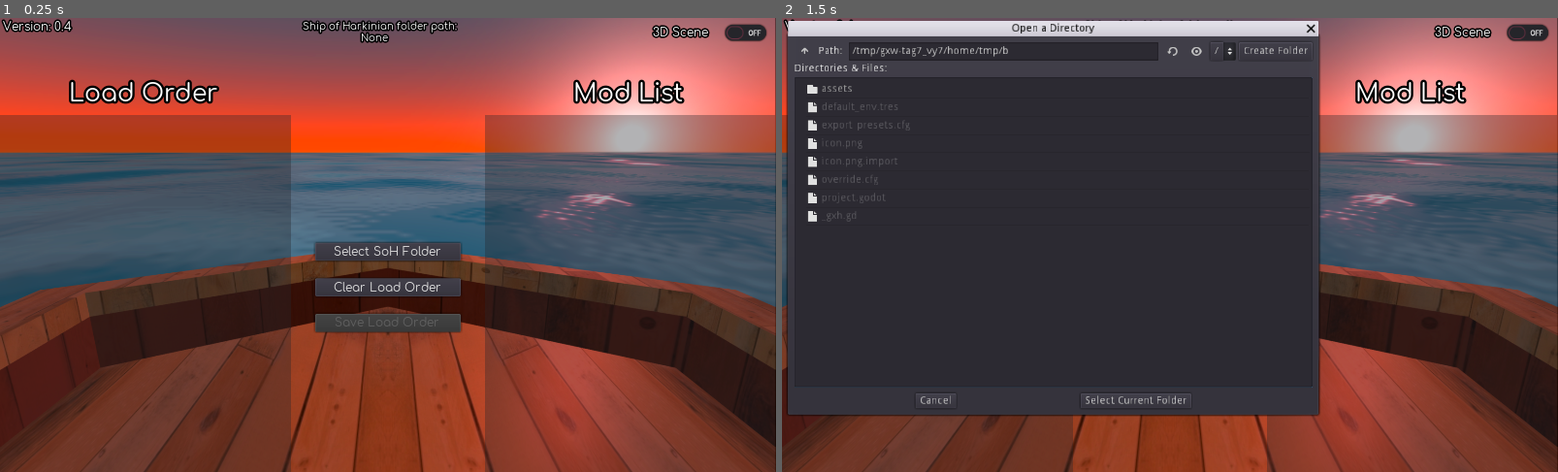
Above: before the commit, frames 1-2 (left to right).
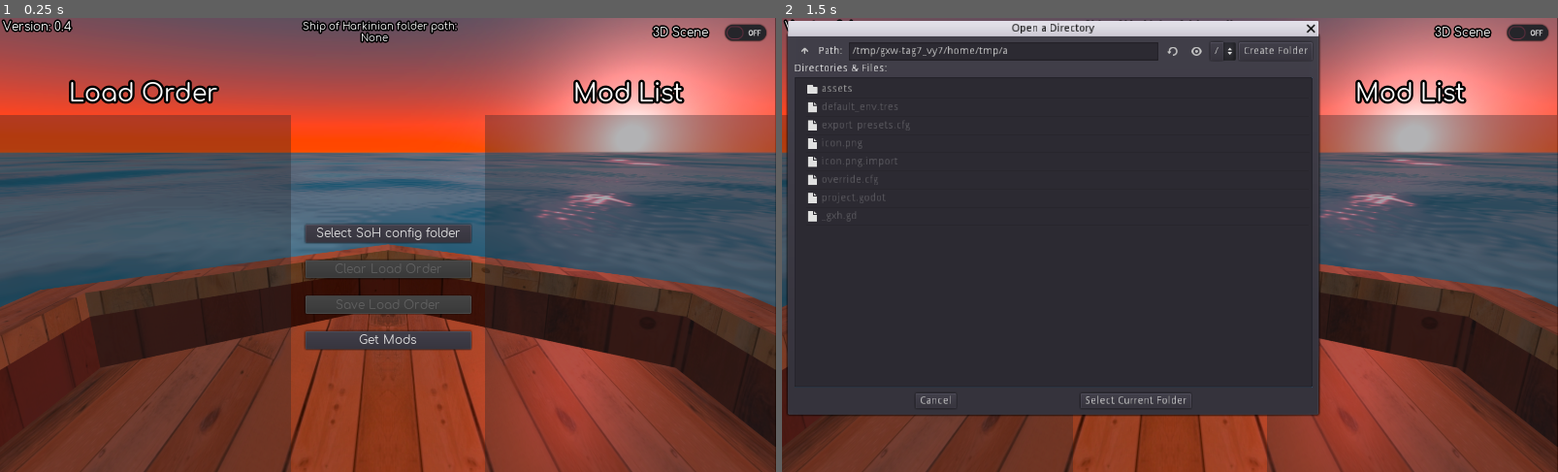
Above: after the commit, the same moments.

Repository: sitton76/Shipdeck
Game: Godot game, scene res://assets/objects/Main.tscn
Two runs of this game, one before a commit and one after it. Both use one fixed random seed, a clock stepped at 60 frames per second and the inputs below.
Inputs (mouse positions are in pixels of both pictures, inside the frame that each line leads up to):
- Up to frame 1 (0.25 s): no input
- Up to frame 2 (1.5 s): click "Select SoH Folder" (after the commit: "Select SoH config folder") at 0.5 s; click (1170, 340) at 1.25 s, where only the run after the commit has a clickable "Get Mods"

The runs differ from the first frame. In frame 1, 5.6% of the frame differs, in the area x 39-61%, y 45-74%; in frame 2, less than 0.1%.

Commit message:
Made it so it now looks for shipofharknian.json instead of the soh file for it to work properly with console versions, now will auto populate load order list based on loaded jsons current listing.

Diff:
--- a/assets/objects/Main.gd
+++ b/assets/objects/Main.gd
@@ -20,6 +20,8 @@
 	new_instance.mod_file_path = entry
 	new_instance.toggle_dir_buttons(false)
 	container.add_child(new_instance)
+	if group_name == "L-side":
+		new_instance.toggle_dir_buttons(true)
 
 func handle_offset():
 	var side_groups = ["R-side", "L-side"]
@@ -63,14 +65,12 @@
 	if iter_count > 0:
 		var file_path = soh_folder + "/" + "shipofharkinian.json"
 		stored_data.merge({"List-size" : iter_count - 1})
-		print(stored_data)
 		loaded_json_file.merge({"Mod-Load-Order" : stored_data})
-		print({"Mod-Load-Order" : stored_data})
 		var file = File.new()
 		file.open(file_path, file.WRITE)
 		file.store_line(to_json(loaded_json_file))
 		file.close()
-		$msg_label.display_text("load-order.json file saved!")
+		$msg_label.display_text("shipofharkinian.json entries added!")
 		opened_dialog = false
 
 func read_json_file():
@@ -80,13 +80,28 @@
 		file.open(soh_folder + "/shipofharkinian.json", File.READ)
 		loaded_json_file = JSON.parse(file.get_as_text()).result
 		file.close()
+		check_if_mods_is_on_list()
+
+func check_if_mods_is_on_list():
+	if loaded_json_file.has("Mod-Load-Order"):
+		print("Had load order entry")
+		if loaded_json_file.get("Mod-Load-Order").has("List-size"):
+			print("Had list entry")
+			var mod_count = loaded_json_file.get("Mod-Load-Order").get("List-size")
+			var iter_count = 1
+			while iter_count <= mod_count:
+				if loaded_json_file.get("Mod-Load-Order").has(str(iter_count)):
+					var found_mod = loaded_json_file.get("Mod-Load-Order").get(str(iter_count))
+					populate_list(found_mod, L_window, "L-side")
+					handle_offset()
+				iter_count += 1
 
 
-func find_soh(path : String) -> bool:
-	var soh_file_names = ["/soh.exe", "/soh.appimage", "/SoH.dmg", "/soh.elf"]
+func find_soh_config(path : String) -> bool:
+	var config_file_name = "/shipofharkinian.json"
 	var file = File.new()
-	for names in soh_file_names:
-		if file.file_exists(path + names) == true:
+	print(path + config_file_name)
+	if file.file_exists(path + config_file_name) == true:
 			return true
 	return false
 
@@ -97,13 +112,14 @@
 func check_if_can_save():
 	if L_window.get_child_count() != 0 and soh_folder != "":
 		$Middle_window/VBoxContainer/save_list.disabled = false
+		$Middle_window/VBoxContainer/clear_load_list.disabled = false
 	else:
 		$Middle_window/VBoxContainer/save_list.disabled = true
+		$Middle_window/VBoxContainer/clear_load_list.disabled = true
 
-func check_if_on_load_list(file_name : String) -> bool:
-	#Checks to see if a element is already on the Mod Load Order List, which will then prevent it
-	#From loading into the Mod List when another folder is selected.
-	for nodes in get_tree().get_nodes_in_group("L-side"):
+func check_if_on_list(file_name : String, group : String) -> bool:
+	#Checks to see if a element is already on the a list, if so it will not be added on the other list
+	for nodes in get_tree().get_nodes_in_group(group):
 		if nodes.get_text() == file_name:
 			return true
 	return false
@@ -112,26 +128,26 @@
 	dia_ref.queue_free()
 	opened_dialog = false
 	var dir = Directory.new()
-	if find_soh(opened_path) == true:
+	if find_soh_config(opened_path) == true:
 		soh_folder = opened_path
 		clear_selection("R-side")
 		clear_selection("L-side")
 		yield(get_tree().create_timer(0.5), "timeout")
+		read_json_file()
 		assign_soh_folderpath_text(soh_folder)
 		if dir.open(soh_folder + "/mods") == OK:
 			dir.list_dir_begin()
 			var file_name = dir.get_next()
 			while file_name != "":
 				if file_name.ends_with(".otr"):
-					if check_if_on_load_list(file_name) == false:
+					if check_if_on_list(file_name, "L-side") == false:
 						populate_list(file_name, R_window, "R-side")
 						handle_offset()
 				file_name = dir.get_next()
 			check_if_can_save()
-			read_json_file()
-			$msg_label.display_text("Found SoH folder!")
+			$msg_label.display_text("shipofharkinian.json file found!")
 	else:
-		$msg_label.display_text("Folder selected does not contain SoH.")
+		$msg_label.display_text("Folder selected does not contain shipofharknian.json file.")
 
 func on_dialog_close():
 	#In the event the player closes a dialog box, frees it then allows the player to spawn more.
@@ -152,7 +168,7 @@
 		swap_sides(nodes)
 
 func _on_soh_folder_pressed():
-	#File dialog for selecting SoH path
+	#File dialog for selecting SoH config path
 	if opened_dialog == false:
 		opened_dialog = true
 		var dialog = FileDialog.new()
@@ -163,3 +179,7 @@
 		self.add_child(dialog)
 		dia_ref = dialog
 		dialog.popup(Rect2(0, 0, 700, 500))
+
+func _on_Get_Mods_pressed():
+	# warning-ignore:return_value_discarded
+	OS.shell_open("https://gamebanana.com/games/16121")
--- a/assets/objects/Main.tscn
+++ b/assets/objects/Main.tscn
@@ -15,6 +15,9 @@
 font_data = ExtResource( 2 )
 
 [sub_resource type="DynamicFont" id=2]
+font_data = ExtResource( 2 )
+
+[sub_resource type="DynamicFont" id=7]
 font_data = ExtResource( 2 )
 
 [sub_resource type="DynamicFont" id=4]
@@ -100,43 +103,59 @@
 anchor_top = 0.136
 anchor_right = 0.875
 anchor_bottom = 0.831
+margin_left = -13.0
 margin_top = -0.192001
+margin_right = 14.0
 margin_bottom = -0.232025
 alignment = 1
 
 [node name="soh_folder" type="Button" parent="Middle_window/VBoxContainer"]
-margin_top = 102.0
-margin_right = 192.0
-margin_bottom = 127.0
+margin_top = 77.0
+margin_right = 219.0
+margin_bottom = 102.0
 custom_fonts/font = SubResource( 5 )
-text = "Select SoH Folder"
+text = "Select SoH config folder"
 
 [node name="Spacer" type="Control" parent="Middle_window/VBoxContainer"]
-margin_top = 131.0
-margin_right = 192.0
-margin_bottom = 147.0
+margin_top = 106.0
+margin_right = 219.0
+margin_bottom = 122.0
 rect_min_size = Vector2( 0, 16 )
 
 [node name="clear_load_list" type="Button" parent="Middle_window/VBoxContainer"]
-margin_top = 151.0
-margin_right = 192.0
-margin_bottom = 176.0
+margin_top = 126.0
+margin_right = 219.0
+margin_bottom = 151.0
 custom_fonts/font = SubResource( 2 )
+disabled = true
 text = "Clear Load Order"
 
 [node name="Spacer2" type="Control" parent="Middle_window/VBoxContainer"]
-margin_top = 180.0
-margin_right = 192.0
-margin_bottom = 196.0
+margin_top = 155.0
+margin_right = 219.0
+margin_bottom = 171.0
 rect_min_size = Vector2( 0, 16 )
 
 [node name="save_list" type="Button" parent="Middle_window/VBoxContainer"]
-margin_top = 200.0
-margin_right = 192.0
-margin_bottom = 225.0
+margin_top = 175.0
+margin_right = 219.0
+margin_bottom = 200.0
 custom_fonts/font = SubResource( 2 )
 disabled = true
 text = "Save Load Order"
+
+[node name="Spacer3" type="Control" parent="Middle_window/VBoxContainer"]
+margin_top = 204.0
+margin_right = 219.0
+margin_bottom = 220.0
+rect_min_size = Vector2( 0, 16 )
+
+[node name="Get Mods" type="Button" parent="Middle_window/VBoxContainer"]
+margin_top = 224.0
+margin_right = 219.0
+margin_bottom = 249.0
+custom_fonts/font = SubResource( 7 )
+text = "Get Mods"
 
 [node name="Right_window" type="ScrollContainer" parent="."]
 anchor_left = 0.625
@@ -179,8 +198,8 @@
 [node name="msg_label" parent="." instance=ExtResource( 4 )]
 margin_top = 128.0
 margin_bottom = 184.0
-text = "test"
 
 [connection signal="pressed" from="Middle_window/VBoxContainer/soh_folder" to="." method="_on_soh_folder_pressed"]
 [connection signal="pressed" from="Middle_window/VBoxContainer/clear_load_list" to="." method="_on_clear_load_list_pressed"]
 [connection signal="pressed" from="Middle_window/VBoxContainer/save_list" to="." method="_on_save_list_pressed"]
+[connection signal="pressed" from="Middle_window/VBoxContainer/Get Mods" to="." method="_on_Get_Mods_pressed"]
--- a/assets/objects/msg_label.tscn
+++ b/assets/objects/msg_label.tscn
@@ -70,11 +70,12 @@
 margin_left = 384.0
 margin_top = 177.0
 margin_right = 640.0
-margin_bottom = 233.0
+margin_bottom = 256.0
 custom_fonts/normal_font = SubResource( 3 )
 bbcode_enabled = true
 bbcode_text = "[center]test"
-text = "[center]test"
+text = "test"
+scroll_active = false
 script = ExtResource( 1 )
 
 [node name="AnimationPlayer" type="AnimationPlayer" parent="."]
Not shown: 1 places in assets/objects/Main.tscn that only renumber resources
